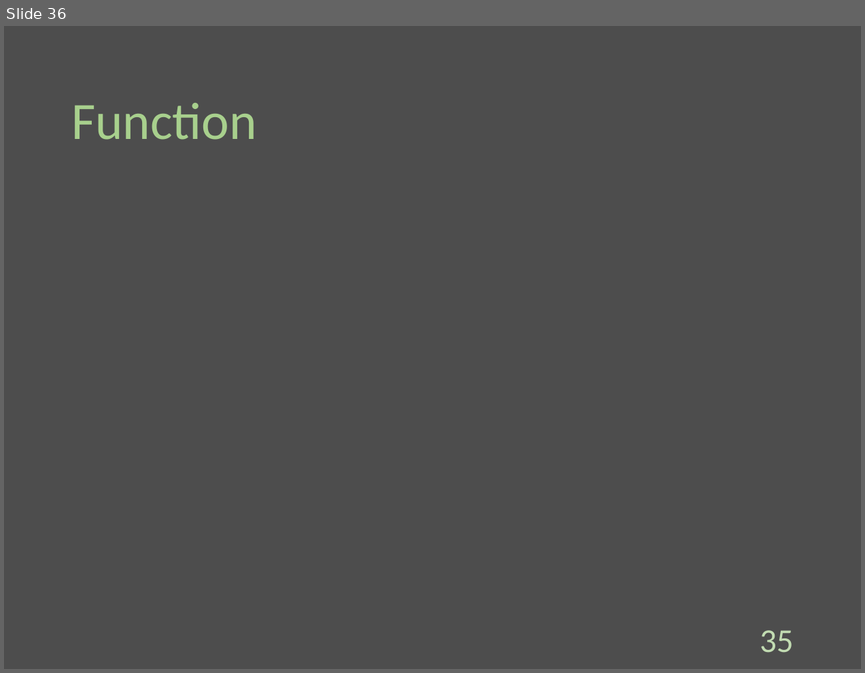
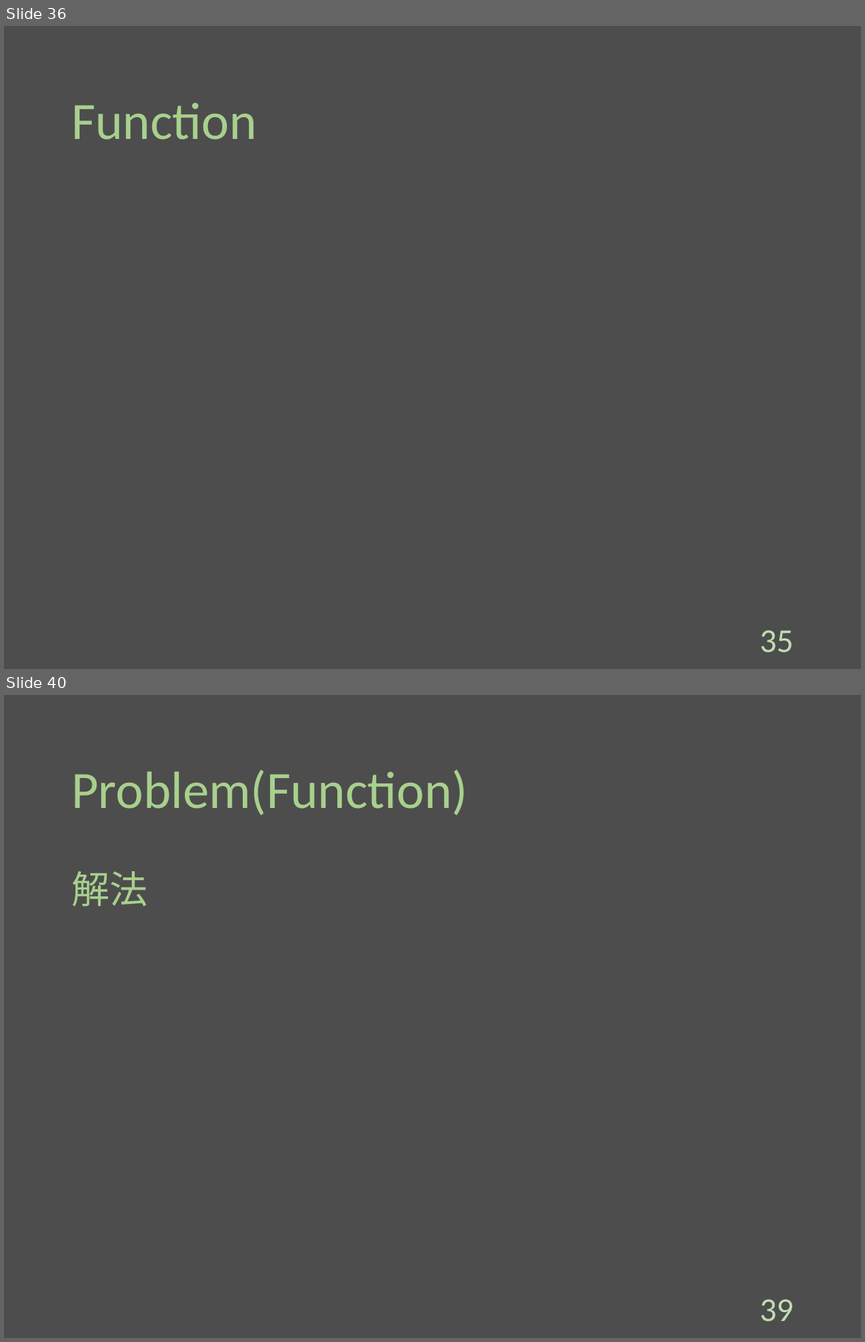
Before and after one commit to Melbeck777/program_seminar, a slide deck: ProgramSlide.pptx. Shown one above the other, each under a label of ours: slide 36 before the commit, slides 36 and 40 after it; the slides between them are not shown. The pictures are 865x673 and 865x1342 pixels, drawn with LibreOffice and Linux fonts; fonts in the diff are those of the drawing; grey boxes stand for pictures. Boxes give left, top, right and bottom in pixels: in the first picture for what was removed or moved away, otherwise in the second. Text is boxed around its words. In the diff, an @@ line names an element or a change of style, - is before the commit and + after.

Commit message:
[add]:Wrote explanation of 'Function'.

```diff
--- a/ProgramSlide.pptx
+++ b/ProgramSlide.pptx
@@ slide 40 added at (x1=4, y1=695, x2=861, y2=1338), background #4D4D4D @@
@@ title added at (x1=71, y1=770, x2=468, y2=815), 44 pt, text #A8D08D @@
+Problem(Function)
@@ text added at (x1=71, y1=871, x2=147, y2=906), 32 pt, text #A8D08D @@
+解法
@@ page number added at (x1=759, y1=1299, x2=793, y2=1321), 28 pt, text #C3DDB3 @@
+39
```
Also in this commit, not shown: 3 other slides added.
